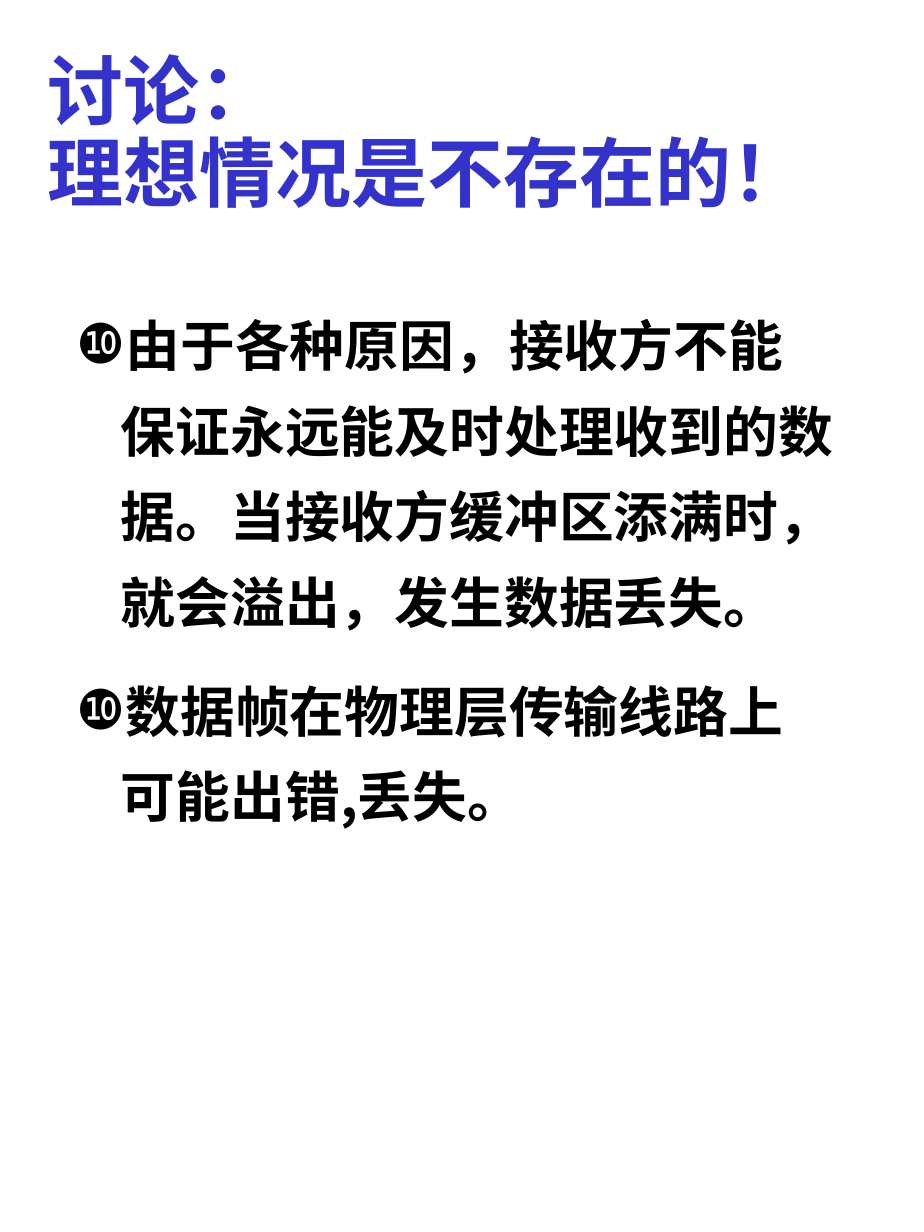
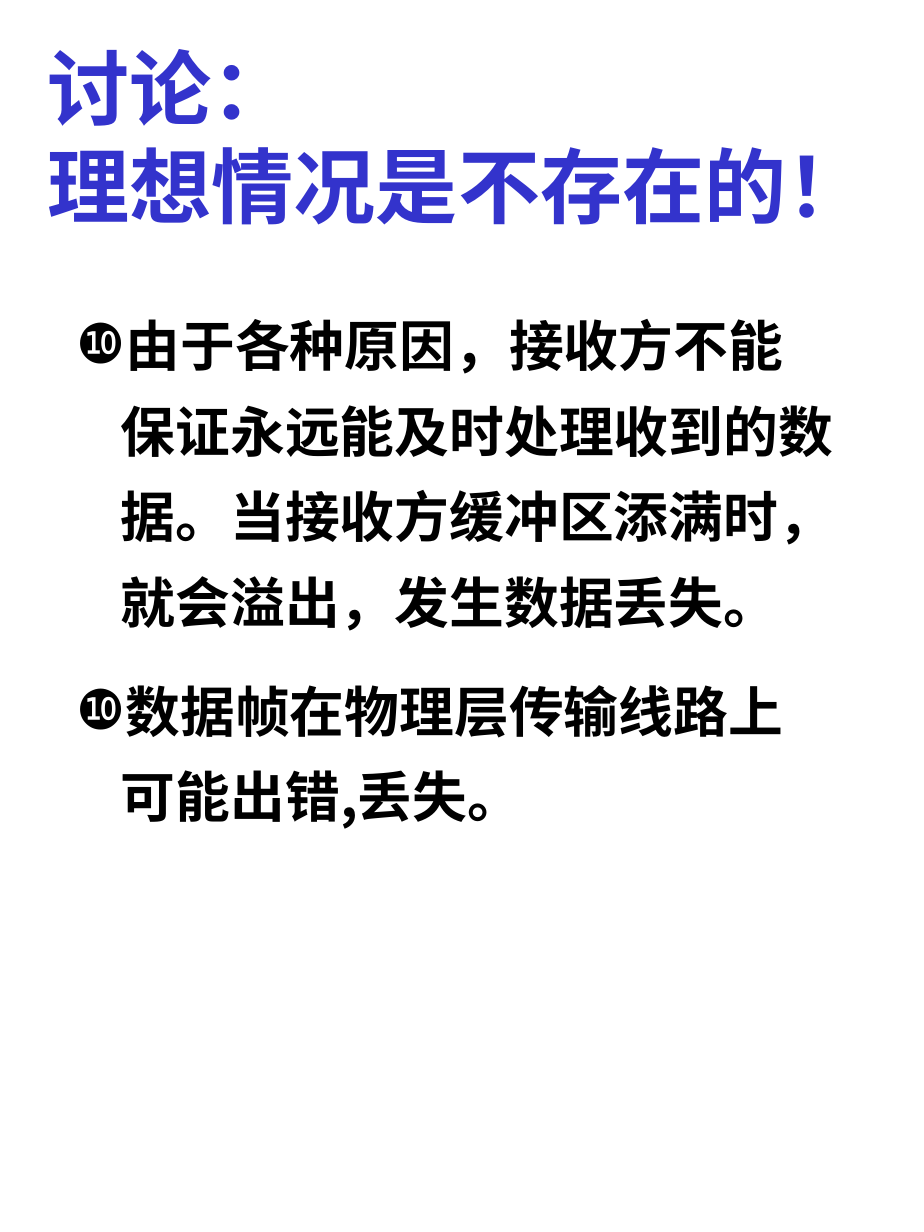
Before and after one commit to ZJWang9928/Own-Notes, a slide deck: slide 10 of 计算机网络课件/第三章课件-DataLinkLayer.ppt. Drawn at 924x1232 pixels with LibreOffice and Linux fonts; fonts in the diff are those of the drawing. Boxes give left, top, right and bottom in pixels: in the first picture for what was removed or moved away, otherwise in the second. Text is boxed around its words. In the diff, an @@ line names an element or a change of style, - is before the commit and + after.

```diff
--- a/计算机网络课件/第三章课件-DataLinkLayer.ppt
+++ b/计算机网络课件/第三章课件-DataLinkLayer.ppt
@@ text "讨论： 理想情况是不存在的！" at <box>47,49,868,225</box>: size 44.4 to 48 pt; line spacing 0.9 to 1 @@
```
Also in this commit, not shown: 8 other slides changed, 8 other files.
